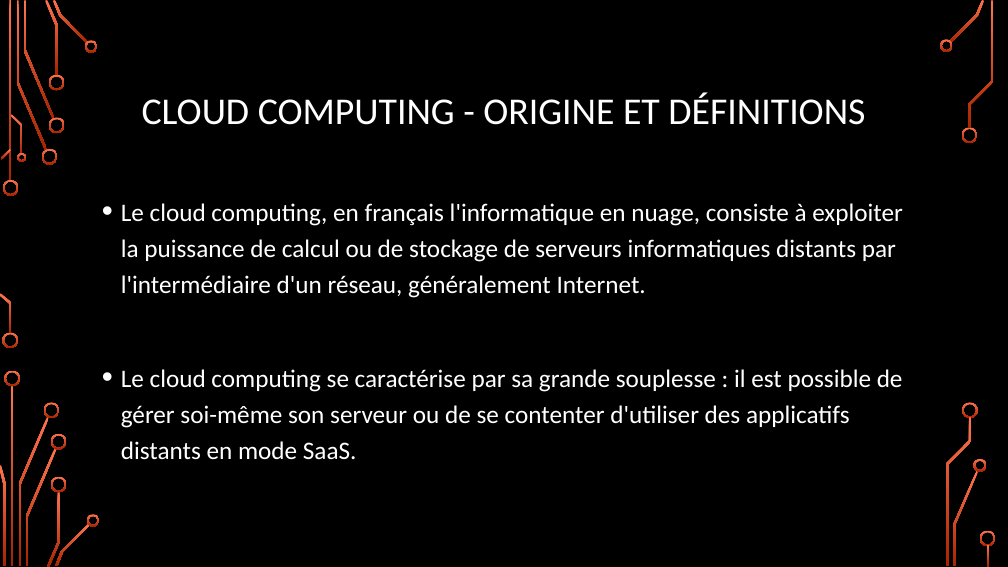
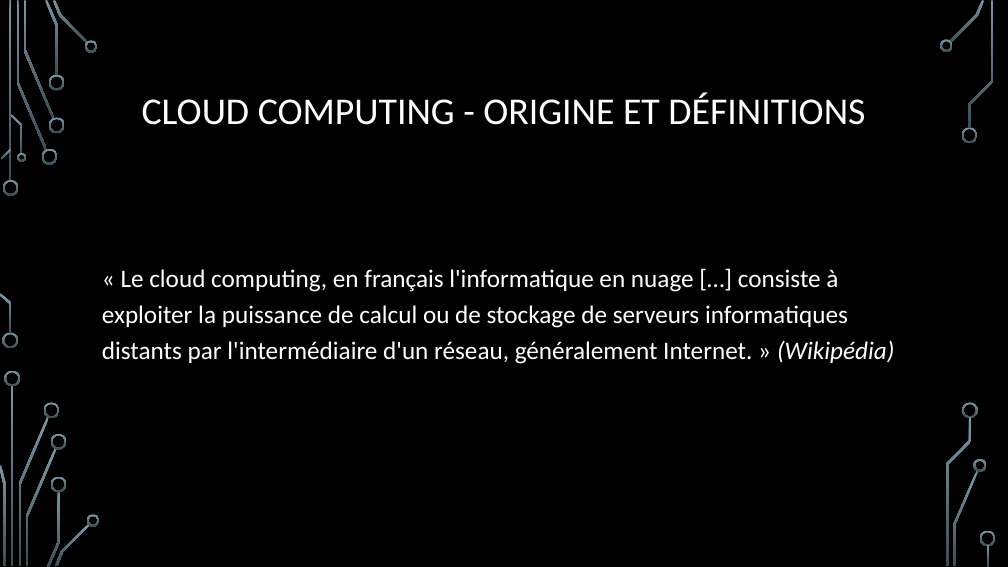
Before and after one commit to CorleoneDany/Cloud-Computing, a slide deck: slide 4 of Cloud Computing - F.pptx. Drawn at 1008x567 pixels with LibreOffice and Linux fonts; fonts in the diff are those of the drawing; background and template pictures are left out. Boxes give left, top, right and bottom in pixels: in the first picture for what was removed or moved away, otherwise in the second. Text is boxed around its words. In the diff, an @@ line names an element or a change of style, - is before the commit and + after.

```diff
--- a/Cloud Computing - F.pptx
+++ b/Cloud Computing - F.pptx
@@ fill gradient #FF744E to #A62400 to gradient #7C96A3 to #3B4C54 in 36 elements at box(3, 180, 19, 196), box(2, 333, 18, 349), box(17, 1, 47, 150), box(42, 149, 57, 165), box(23, 1, 54, 119), box(45, 0, 58, 76), box(48, 117, 64, 133), box(48, 75, 64, 91), box(53, 0, 88, 44), box(85, 40, 98, 52), box(1, 149, 11, 160), box(0, 293, 11, 333), box(11, 114, 23, 154), box(17, 153, 26, 162), box(11, 386, 14, 566), box(18, 417, 48, 566), box(5, 371, 20, 386), box(0, 465, 5, 566), box(44, 402, 60, 418), box(26, 448, 57, 566), box(47, 492, 60, 567), box(51, 434, 67, 450), box(51, 476, 67, 492), box(55, 523, 90, 566), box(87, 514, 100, 526), box(950, 0, 985, 42), box(940, 39, 953, 52), box(962, 127, 978, 143), box(954, 471, 979, 566), box(974, 459, 987, 472), box(969, 1, 994, 129), box(963, 402, 979, 418), box(946, 417, 972, 566), box(980, 531, 996, 547), box(988, 545, 990, 566), box(9, 1, 11, 181) @@
@@ text at box(102, 269, 894, 364): text changed @@
-• Le cloud computing, en français l'informatique en nuage, consiste à exploiter la puissance de calcul ou de stockage de serveurs informatiques distants par l'intermédiaire d'un réseau, généralement Internet.
-• Le cloud computing se caractérise par sa grande souplesse : il est possible de gérer soi-même son serveur ou de se contenter d'utiliser des applicatifs distants en mode SaaS.
+« Le cloud computing, en français l'informatique en nuage […] consiste à exploiter la puissance de calcul ou de stockage de serveurs informatiques distants par l'intermédiaire d'un réseau, généralement Internet. » (Wikipédia)
```
Also in this commit, not shown: 25 other slides changed, 1 slide added.
